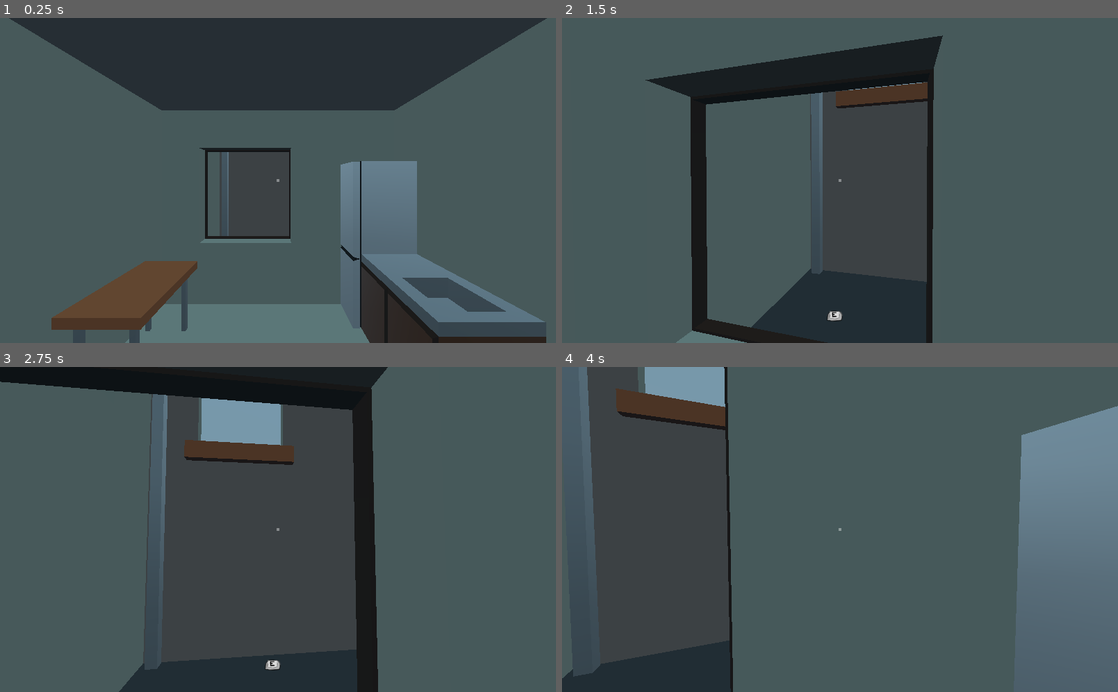
Above: before the commit, frames 1-4 (two rows, left to right).
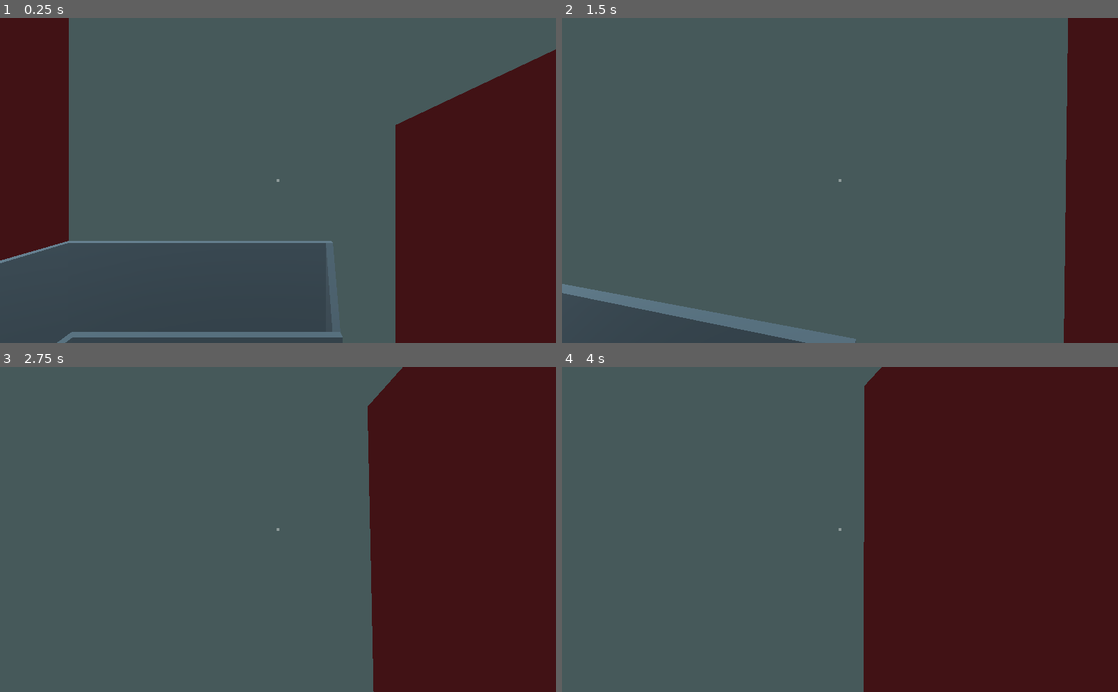
Above: after the commit, the same moments.

Repository: Eptwalabha/ld47
Game: Godot game, scene res://scenes/Game2.tscn
Two runs of this game, one before a commit and one after it. Both use one fixed random seed, a clock stepped at 60 frames per second and the inputs below. Sound files missing from this copy of the repository are replaced by a short silence.
Inputs (mouse positions are in pixels of both pictures, inside the frame that each line leads up to):
- Up to frame 1 (0.25 s): no input
- Up to frame 2 (1.5 s): tap Enter at 0.5 s; move the mouse to (867, 180) at 0.52 s; hold W (move_forward) from 0.53 s (still down); tap E (context_action) at 0.6, 1.35 s; move the mouse to (812, 180) at 1.27 s
- Up to frame 3 (2.75 s): keep holding W (move_forward); move the mouse to (289, 523) at 2.02 s; tap E (context_action) at 2.1 s
- Up to frame 4 (4 s): keep holding W (move_forward); move the mouse to (834, 536) at 2.77 s; tap E (context_action) at 2.85, 3.6 s; move the mouse to (878, 532) at 3.52 s

The runs differ from the first frame. In frame 1, 62% of the frame differs, in the area x 0-100%, y 0-100%; in frame 2, 26%; in frame 3, 49%; in frame 4, 53%.

Commit message:
add window path

Diff:
--- a/project.godot
+++ b/project.godot
@@ -198,6 +198,11 @@
 "class": "Valve",
 "language": "GDScript",
 "path": "res://scenes/props/Valve.gd"
+}, {
+"base": "InteractTrigger",
+"class": "WindowTrigger",
+"language": "GDScript",
+"path": "res://scenes/core/WindowTrigger.gd"
 } ]
 _global_script_class_icons={
 "Appartment": "",
@@ -237,7 +242,8 @@
 "UI": "",
 "UIContext": "",
 "UIDialog": "",
-"Valve": ""
+"Valve": "",
+"WindowTrigger": ""
 }
 
 [application]
--- a/scenes/Game2.gd
+++ b/scenes/Game2.gd
@@ -3,10 +3,12 @@
 
 onready var current_player : Player = $Player/Player as Player
 onready var ui := $UI as UI
+
 var triggers := {}
 
 func _ready() -> void:
 	ui.capture_mouse()
+	$Map/Flat.set_level(Data.flat_level)
 
 func _physics_process(delta: float) -> void:
 	current_player.physics_process(delta)
@@ -36,7 +38,7 @@
 func _check_triggers():
 	if current_player.ray.is_colliding():
 		var collider = current_player.ray.get_collider()
-		if collider is InteractTrigger and collider.active:
+		if collider is InteractTrigger:
 			if Input.is_action_just_pressed("context_action"):
 				collider.interact()
 			else:
@@ -97,3 +99,22 @@
 
 func _on_Bar_door_interacted_with(door) -> void:
 	door.toggle()
+
+
+func _on_Flat_window_triggered(window_trigger: WindowTrigger) -> void:
+	var path = window_trigger.get_path_points(current_player.global_transform.origin, .3)
+	_update_path(path)
+
+func _on_Bar_window_triggered(window_trigger: WindowTrigger) -> void:
+	var path = window_trigger.get_path_points(current_player.global_transform.origin, .3)
+	_update_path(path)
+
+func _update_path(path: Array) -> void:
+	var DebugPoint = preload("res://scenes/core/debug/DebugPoint.tscn")
+	for n in $Path.get_children():
+		n.queue_free()
+
+	for v in path:
+		var point = DebugPoint.instance()
+		$Path.add_child(point)
+		point.global_transform.origin = v
--- a/scenes/Game2.tscn
+++ b/scenes/Game2.tscn
@@ -20,11 +20,15 @@
 [ext_resource path="res://scenes/location/bar/BarCounter.tscn" type="PackedScene" id=18]
 [ext_resource path="res://scenes/props/bar/PoolTable.tscn" type="PackedScene" id=19]
 [ext_resource path="res://assets/models/bar-v2/restroom-sign.glb" type="PackedScene" id=20]
+[ext_resource path="res://scenes/core/WindowTrigger.tscn" type="PackedScene" id=21]
 [ext_resource path="res://scenes/characters/Bartender.tscn" type="PackedScene" id=22]
 
 [sub_resource type="BoxShape" id=1]
 extents = Vector3( 1.02594, 0.91001, 1.07202 )
 
+[sub_resource type="BoxShape" id=2]
+extents = Vector3( 1.11876, 0.562466, 0.02 )
+
 [node name="Game2" type="Spatial"]
 script = ExtResource( 3 )
 
@@ -36,6 +40,13 @@
 script = ExtResource( 8 )
 
 [node name="Appartment" parent="Map/Flat" instance=ExtResource( 4 )]
+
+[node name="Window" parent="Map/Flat/Appartment" groups=[
+"flat-window",
+] instance=ExtResource( 21 )]
+transform = Transform( 1, 0, 0, 0, 1, 0, 0, 0, 1, -0.415, 1.4, -3.1 )
+active = false
+id = "flat/window"
 
 [node name="Corridor" parent="Map/Flat" instance=ExtResource( 5 )]
 
@@ -118,6 +129,26 @@
 
 [node name="RestroomLocation" parent="Map/Bar" instance=ExtResource( 16 )]
 
+[node name="WindowGirl" parent="Map/Bar/RestroomLocation" groups=[
+"bar-window",
+] instance=ExtResource( 21 )]
+transform = Transform( 1, 0, 0, 0, 1, 0, 0, 0, 1, -3, 1.6, 0 )
+id = "bar/window-girl"
+
+[node name="Area" parent="Map/Bar/RestroomLocation/WindowGirl" index="0"]
+transform = Transform( 1, 0, 0, 0, 1, 0, 0, 0, 1, -0.0356579, 0, 0 )
+shape = SubResource( 2 )
+
+[node name="WindowBoy" parent="Map/Bar/RestroomLocation" groups=[
+"bar-window",
+] instance=ExtResource( 21 )]
+transform = Transform( 1, 0, 0, 0, 1, 0, 0, 0, 1, 3.06366, 1.6, 0 )
+id = "bar/window-boy"
+
+[node name="Area" parent="Map/Bar/RestroomLocation/WindowBoy" index="0"]
+transform = Transform( 1, 0, 0, 0, 1, 0, 0, 0, 1, -0.0356579, 0, 0 )
+shape = SubResource( 2 )
+
 [node name="RestroomLocationReverse" parent="Map/Bar" instance=ExtResource( 16 )]
 transform = Transform( 1, 0, 0, 0, 1, 0, 0, 0, -1, 0, 0, 0 )
 
@@ -165,13 +196,18 @@
 [node name="Player" type="Spatial" parent="."]
 
 [node name="Player" parent="Player" instance=ExtResource( 6 )]
+transform = Transform( 1, 0, 0, 0, 1, 0, 0, 0, 1, -15.155, 0, -1.8493 )
+
+[node name="Path" type="Spatial" parent="."]
 [connection signal="dialog_triggered" from="Map/Flat" to="." method="_on_Flat_dialog_triggered"]
 [connection signal="door_interacted_with" from="Map/Flat" to="." method="_on_Appartment_door_interacted_with"]
 [connection signal="tp_entered" from="Map/Flat" to="." method="_on_Appartment_tp_entered"]
 [connection signal="tp_exited" from="Map/Flat" to="." method="_on_Appartment_tp_exited"]
+[connection signal="window_triggered" from="Map/Flat" to="." method="_on_Flat_window_triggered"]
 [connection signal="interacted_with" from="Map/Flat/Door" to="Map/Flat" method="_on_Door_interacted_with"]
 [connection signal="dialog_triggered" from="Map/Bar" to="." method="_on_Bar_dialog_triggered"]
 [connection signal="door_interacted_with" from="Map/Bar" to="." method="_on_Bar_door_interacted_with"]
+[connection signal="window_triggered" from="Map/Bar" to="." method="_on_Bar_window_triggered"]
 [connection signal="interacted_with" from="Map/Bar/Pivot/Door" to="Map/Bar" method="_on_Door_interacted_with"]
 
 [editable path="Map/Flat/BackStreetBuilding/BarCorridor/TPTrigger"]
@@ -179,3 +215,7 @@
 [editable path="Map/Flat/Triggers/TPStairsDown"]
 
 [editable path="Map/Flat/Triggers/TPStairsUp"]
+
+[editable path="Map/Bar/RestroomLocation/WindowGirl"]
+
+[editable path="Map/Bar/RestroomLocation/WindowBoy"]
--- a/scenes/chapters/bar/Bar.gd
+++ b/scenes/chapters/bar/Bar.gd
@@ -4,6 +4,7 @@
 signal tp_entered(trigger)
 signal tp_exited(trigger)
 signal dialog_triggered(dialog_trigger)
+signal window_triggered(window_trigger)
 
 onready var restroom_door := $Pivot/Door
 
@@ -15,6 +16,9 @@
 	for trigger in get_tree().get_nodes_in_group('bar-dialog'):
 		if trigger is DialogTriggerArea:
 			trigger.connect("interacted_with", self, "emit_signal", ["dialog_triggered", trigger])
+	for trigger in get_tree().get_nodes_in_group('bar-window'):
+		if trigger is WindowTrigger:
+			trigger.connect("interacted_with", self, "emit_signal", ["window_triggered", trigger])
 
 func _on_Door_interacted_with() -> void:
 	emit_signal("door_interacted_with", restroom_door)
--- a/scenes/chapters/flat/Flat.gd
+++ b/scenes/chapters/flat/Flat.gd
@@ -5,6 +5,7 @@
 signal tp_entered(trigger)
 signal tp_exited(trigger)
 signal dialog_triggered(dialog_trigger)
+signal window_triggered(window_trigger)
 
 func _ready() -> void:
 	for trigger in get_tree().get_nodes_in_group('flat-tp-trigger'):
@@ -14,10 +15,15 @@
 	for trigger in get_tree().get_nodes_in_group('flat-dialog'):
 		if trigger is DialogTriggerArea:
 			trigger.connect("interacted_with", self, "emit_signal", ["dialog_triggered", trigger])
+	for trigger in get_tree().get_nodes_in_group('flat-window'):
+		if trigger is WindowTrigger:
+			trigger.connect("interacted_with", self, "emit_signal", ["window_triggered", trigger])
 
 func set_level(level: int) -> void:
 	var delta_elevation : float = level * 2.5 - $BackStreetBuilding.global_transform.origin.y
 	$BackStreetBuilding.translate(Vector3(0, delta_elevation, 0))
+	$Appartment/Window.set_active(level == 0 || level == 2)
+	print("level %s" % level)
 
 func _on_Door_interacted_with() -> void:
 	emit_signal("door_interacted_with", $Door)
--- /dev/null
+++ b/scenes/core/WindowTrigger.gd
@@ -0,0 +1,37 @@
+class_name WindowTrigger
+extends InteractTrigger
+
+onready var box := $Area.shape as BoxShape
+
+func _ready() -> void:
+	if not Data.debug:
+		$VisualDebug.queue_free()
+
+func get_window_width() -> float:
+	return box.extents.x
+
+func get_next(global_from: Vector3) -> Vector3:
+	if to_local(global_from).z > 0:
+		return to_global(Vector3(0, 0, -1))
+	else:
+		return to_global(Vector3(0, 0, 1))
+
+func get_path_points(global_from: Vector3, width: float) -> Array:
+	var local = to_local(global_from)
+	if abs(local.x) > get_window_width() - width:
+		var corrected = _corrected(local, width)
+		return [to_global(corrected), to_global(_end_point(corrected))]
+	else:
+		return [to_global(_end_point(local))]
+
+func _end_point(local_from: Vector3) -> Vector3:
+	var z := -1.0 if local_from.z > 0.0 else 1.0
+	return Vector3(local_from.x, local_from.y, z)
+
+func _corrected(local_from: Vector3, width: float) -> Vector3:
+	var limit = get_window_width() - width
+	var z := .2 if local_from.z > 0.0 else -.2
+	if local_from.x < 0:
+		return Vector3(-limit, local_from.y, z)
+	else:
+		return Vector3(limit, local_from.y, z)
--- /dev/null
+++ b/scenes/core/WindowTrigger.tscn
@@ -0,0 +1,45 @@
+[gd_scene load_steps=7 format=2]
+
+[ext_resource path="res://scenes/core/InteractTrigger.tscn" type="PackedScene" id=1]
+[ext_resource path="res://scenes/core/WindowTrigger.gd" type="Script" id=2]
+
+[sub_resource type="BoxShape" id=1]
+extents = Vector3( 0.6, 0.6, 0.02 )
+
+[sub_resource type="SphereMesh" id=2]
+radius = 0.03
+height = 0.06
+radial_segments = 8
+rings = 8
+
+[sub_resource type="SpatialMaterial" id=3]
+flags_unshaded = true
+albedo_color = Color( 0.215686, 0.717647, 0.129412, 1 )
+
+[sub_resource type="SpatialMaterial" id=4]
+flags_unshaded = true
+albedo_color = Color( 0.85098, 0.207843, 0.0823529, 1 )
+
+[node name="WindowTrigger" groups=[
+"window-trigger",
+] instance=ExtResource( 1 )]
+script = ExtResource( 2 )
+
+[node name="Area" type="CollisionShape" parent="." index="0"]
+shape = SubResource( 1 )
+
+[node name="VisualDebug" type="Spatial" parent="." index="1"]
+
+[node name="A" type="Spatial" parent="VisualDebug" index="0"]
+transform = Transform( 1, 0, 0, 0, 1, 0, 0, 0, 1, 0, 0, -0.6 )
+
+[node name="MeshInstance" type="MeshInstance" parent="VisualDebug/A" index="0"]
+mesh = SubResource( 2 )
+material/0 = SubResource( 3 )
+
+[node name="B" type="Spatial" parent="VisualDebug" index="1"]
+transform = Transform( 1, 0, 0, 0, 1, 0, 0, 0, 1, 0, 0, 0.6 )
+
+[node name="MeshInstance" type="MeshInstance" parent="VisualDebug/B" index="0"]
+mesh = SubResource( 2 )
+material/0 = SubResource( 4 )
--- /dev/null
+++ b/scenes/core/debug/DebugPoint.tscn
@@ -0,0 +1,17 @@
+[gd_scene load_steps=3 format=2]
+
+[sub_resource type="SphereMesh" id=1]
+radius = 0.05
+height = 0.1
+radial_segments = 8
+rings = 4
+
+[sub_resource type="SpatialMaterial" id=2]
+flags_unshaded = true
+albedo_color = Color( 0.25098, 0.596078, 0.717647, 1 )
+
+[node name="DebugPoint" type="Spatial"]
+
+[node name="MeshInstance" type="MeshInstance" parent="."]
+mesh = SubResource( 1 )
+material/0 = SubResource( 2 )
--- a/scenes/location/BackStreetBuilding.gd
+++ b/scenes/location/BackStreetBuilding.gd
@@ -1,14 +1,7 @@
 class_name BackStreetBuilding
 extends Spatial
 
-signal go_to(place)
 signal end_of_chapter_one
-
-func _on_StreetTrigger_interacted_with() -> void:
-	emit_signal("go_to", "street")
-
-func _on_BarTrigger_interacted_with() -> void:
-	emit_signal("go_to", "bar")
 
 
 func _on_TPTrigger_body_entered(body: Node) -> void:
--- a/scenes/location/BackStreetBuilding.tscn
+++ b/scenes/location/BackStreetBuilding.tscn
@@ -1,71 +1,46 @@
-[gd_scene load_steps=11 format=2]
+[gd_scene load_steps=8 format=2]
 
 [ext_resource path="res://assets/models/back-street-building.glb" type="PackedScene" id=1]
-[ext_resource path="res://scenes/core/InteractTrigger.tscn" type="PackedScene" id=2]
 [ext_resource path="res://scenes/location/BackStreetBuilding.gd" type="Script" id=3]
 
 [sub_resource type="BoxShape" id=1]
-extents = Vector3( 0.646406, 0.64712, 0.104571 )
+extents = Vector3( 2.87783, 0.1, 1.366 )
 
 [sub_resource type="BoxShape" id=2]
-extents = Vector3( 0.646406, 0.64712, 0.104571 )
+extents = Vector3( 2.878, 5.88414, 0.1 )
 
 [sub_resource type="BoxShape" id=3]
-extents = Vector3( 2.87783, 0.1, 1.366 )
-
-[sub_resource type="BoxShape" id=8]
-extents = Vector3( 2.878, 5.88414, 0.1 )
-
-[sub_resource type="BoxShape" id=9]
 extents = Vector3( 2.878, 1, 0.1 )
 
-[sub_resource type="BoxShape" id=10]
+[sub_resource type="BoxShape" id=4]
 extents = Vector3( 0.1, 1, 1.4 )
 
-[sub_resource type="BoxShape" id=11]
+[sub_resource type="BoxShape" id=5]
 extents = Vector3( 0.1, 1, 1.4 )
 
 [node name="BackStreetBuilding" instance=ExtResource( 1 )]
 script = ExtResource( 3 )
 
-[node name="StreetTrigger" parent="building" index="0" instance=ExtResource( 2 )]
-transform = Transform( 1, 0, 0, 0, 1, 0, 0, 0, 1, -0.449943, 1.34395, 1.78338 )
-hover_key = "action_exit_by_window"
-
-[node name="CollisionShape" type="CollisionShape" parent="building/StreetTrigger" index="0"]
-transform = Transform( 1, 0, 0, 0, 1, 0, 0, 0, 1, 0, 0.0732627, 0 )
-shape = SubResource( 1 )
-
-[node name="BarTrigger" parent="building" index="1" instance=ExtResource( 2 )]
-transform = Transform( 1, 0, 0, 0, 1, 0, 0, 0, 1, -0.449943, -3.66889, 1.78338 )
-hover_key = "action_enter_bar"
-
-[node name="CollisionShape" type="CollisionShape" parent="building/BarTrigger" index="0"]
-transform = Transform( 1, 0, 0, 0, 1, 0, 0, 0, 1, 0, 0.0732627, 0 )
-shape = SubResource( 2 )
-
-[node name="StaticBody" type="StaticBody" parent="building" index="2"]
+[node name="StaticBody" type="StaticBody" parent="building" index="0"]
 collision_layer = 2
 collision_mask = 0
 
 [node name="Floor" type="CollisionShape" parent="building/StaticBody" index="0"]
 transform = Transform( 1, 0, 0, 0, 1, 0, 0, 0, 1, 1.35158, -0.1, 0.456 )
-shape = SubResource( 3 )
+shape = SubResource( 1 )
 
 [node name="BuildingWall1" type="CollisionShape" parent="building/StaticBody" index="1"]
 transform = Transform( 1, 0, 0, 0, 1, 0, 0, 0, 1, 1.352, 0.9, 1.9 )
-shape = SubResource( 8 )
+shape = SubResource( 2 )
 
 [node name="BuildingWall2" type="CollisionShape" parent="building/StaticBody" index="2"]
 transform = Transform( 1, 0, 0, 0, 1, 0, 0, 0, 1, 1.352, 0.9, -1 )
-shape = SubResource( 9 )
+shape = SubResource( 3 )
 
 [node name="BuildingWall3" type="CollisionShape" parent="building/StaticBody" index="3"]
 transform = Transform( 1, 0, 0, 0, 1, 0, 0, 0, 1, -1.59427, 0.9, 0.45 )
-shape = SubResource( 10 )
+shape = SubResource( 4 )
 
 [node name="Fence" type="CollisionShape" parent="building/StaticBody" index="4"]
 transform = Transform( 1, 0, 0, 0, 1, 0, 0, 0, 1, 4.19433, 0.9, 0.45 )
-shape = SubResource( 11 )
-[connection signal="interacted_with" from="building/StreetTrigger" to="." method="_on_StreetTrigger_interacted_with"]
-[connection signal="interacted_with" from="building/BarTrigger" to="." method="_on_BarTrigger_interacted_with"]
+shape = SubResource( 5 )
Not shown: 1 places in scenes/Game2.tscn that only renumber resources
